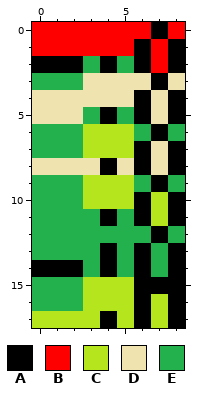
Pixel-art sprite -- scenario/defs/blocks.png. That is the earlier state.
The file is 9x18 pixels.
Palette (. is transparent): A #000000  B #ff0000  C #b5e61d  D #efe4b0  E #22b14c
Pixels before, first column x 0:
 0 BBBBBBBAB
 1 BBBBBBABA
 2 AAAEAEABA
 3 EEEDDDDAD
 4 DDDDDDADA
 5 DDDEAEADA
 6 EEECCCEAE
 7 EEECCCADA
 8 DDDDADADA
 9 EEECCCEAE
10 EEECCCACA
11 EEEEAEACA
12 EEEEEEEAE
13 EEEEAEAEA
14 AAAEAEAEA
15 EEECCCAAA
16 EEECCCACA
17 CCCCACACA
Once edited:
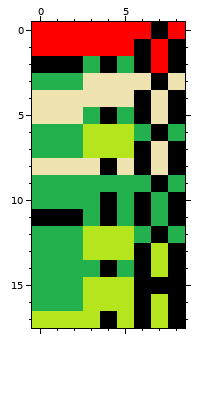
Diff:
y 9: x 3..5 CCC -> EEE
y 10: x 3..5 CCC -> EAE; x 7 C -> E
y 11: x 0..2 EEE -> AAA; x 7 C -> E
y 12: x 3..5 EEE -> CCC
y 13: x 3..5 EAE -> CCC; x 7 E -> C
y 14: x 0..2 AAA -> EEE; x 7 E -> C
